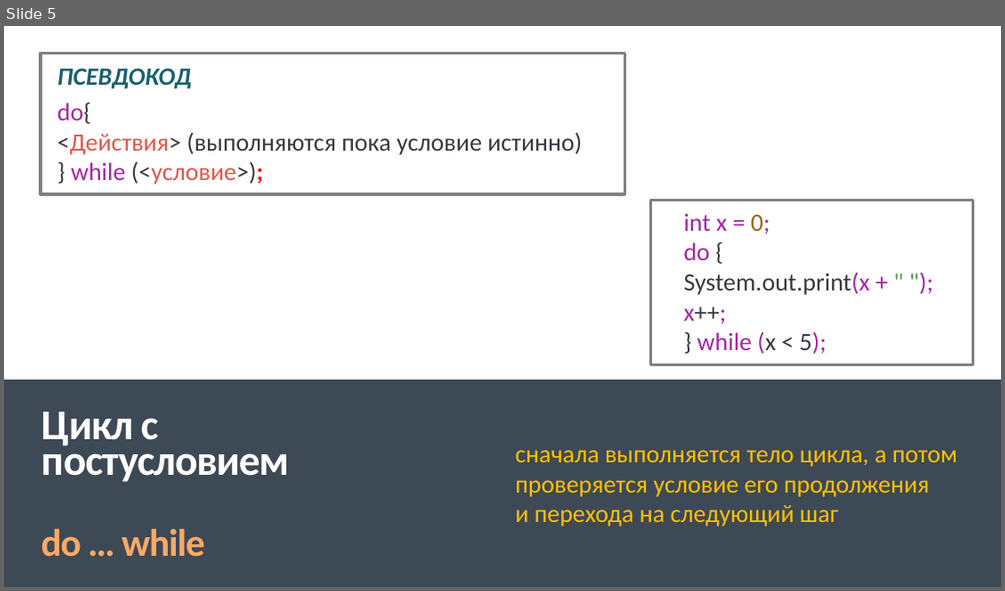
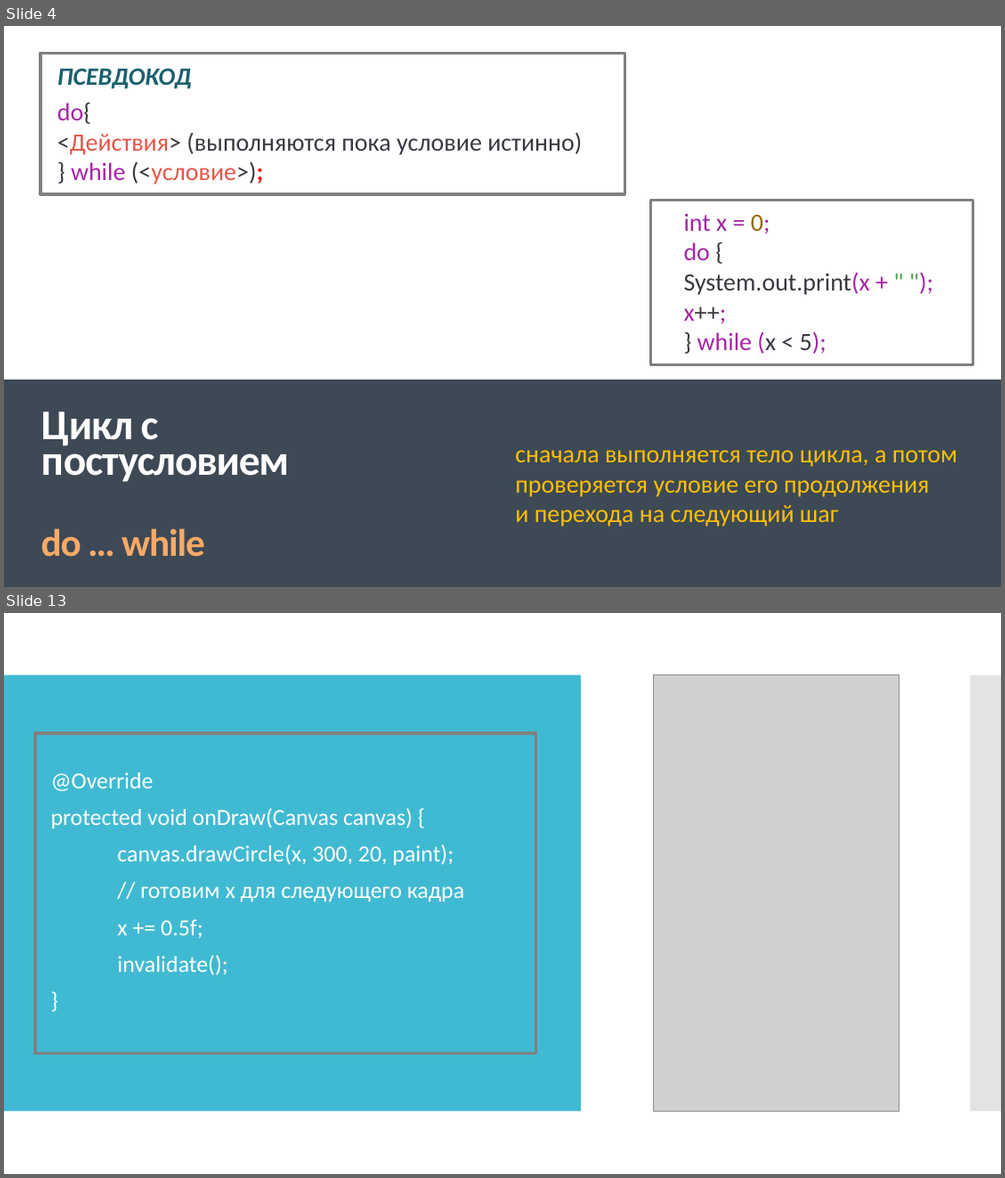
Before and after one commit to IriEfremova/LessonsCube, a slide deck: Samsung/Lesson6/Циклы в Java.pptx. Shown one above the other, each under a label of ours: slide 5 before the commit, slides 4 and 13 after it; the slides between them are not shown. The pictures are 1005x591 and 1005x1178 pixels, drawn with LibreOffice and Linux fonts; fonts in the diff are those of the drawing; grey boxes stand for pictures. Boxes give left, top, right and bottom in pixels: in the first picture for what was removed or moved away, otherwise in the second. Text is boxed around its words. In the diff, an @@ line names an element or a change of style, - is before the commit and + after.

```diff
--- a/Samsung/Lesson6/Циклы в Java.pptx
+++ b/Samsung/Lesson6/Циклы в Java.pptx
@@ slide 13 added at box(4, 613, 1001, 1174), background #FFFFFF; not listed: 2 template elements that a slide beside it also shows @@
@@ rectangle added at box(4, 613, 1001, 1174), fill #FFFFFF @@
@@ rectangle added at box(4, 675, 286, 1111), fill #40BAD2 @@
@@ rectangle added at box(4, 675, 581, 1111), fill #40BAD2 @@
@@ picture added at box(654, 675, 899, 1111) @@
@@ rectangle added at box(971, 675, 1001, 1111), fill #C8C8C8 at 50% opacity @@
@@ rectangle added at box(971, 675, 1001, 1111), fill #C8C8C8 at 50% opacity @@
@@ rectangle added at box(35, 733, 536, 1054), outline #808080 3 pt @@
@@ text added at box(51, 772, 464, 975), 22.2 pt, text #FFFFFF @@
+• @Override
+• protected void onDraw(Canvas canvas) {
+• canvas.drawCircle(x, 300, 20, paint);
+• // готовим x для следующего кадра
+• x += 0.5f;
+• invalidate();
+• }
@@ what was slide 5 is now slide 4 @@
```
Also in this commit, not shown: 1 slide changed, 7 other slides added, 1 slide removed.
